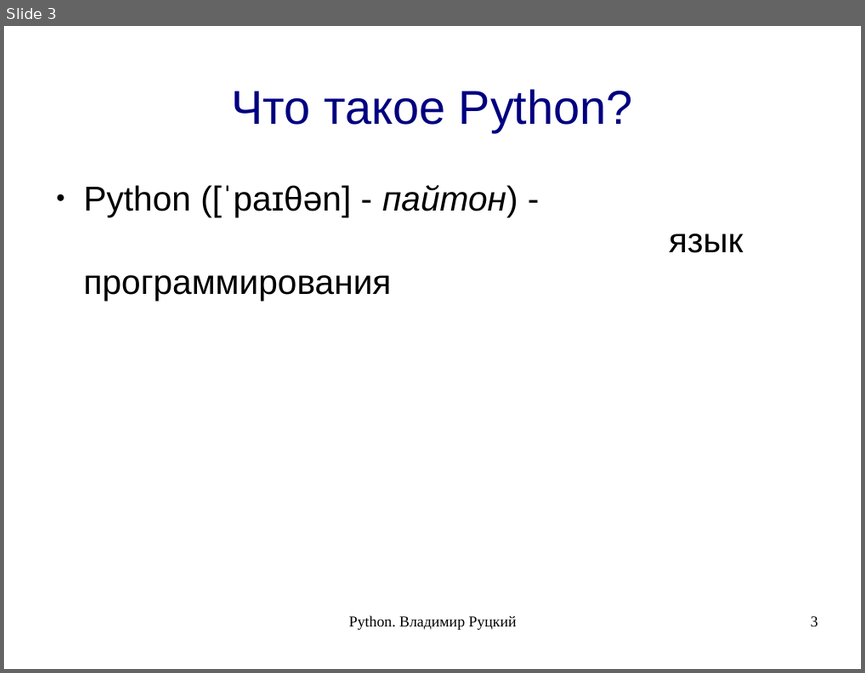
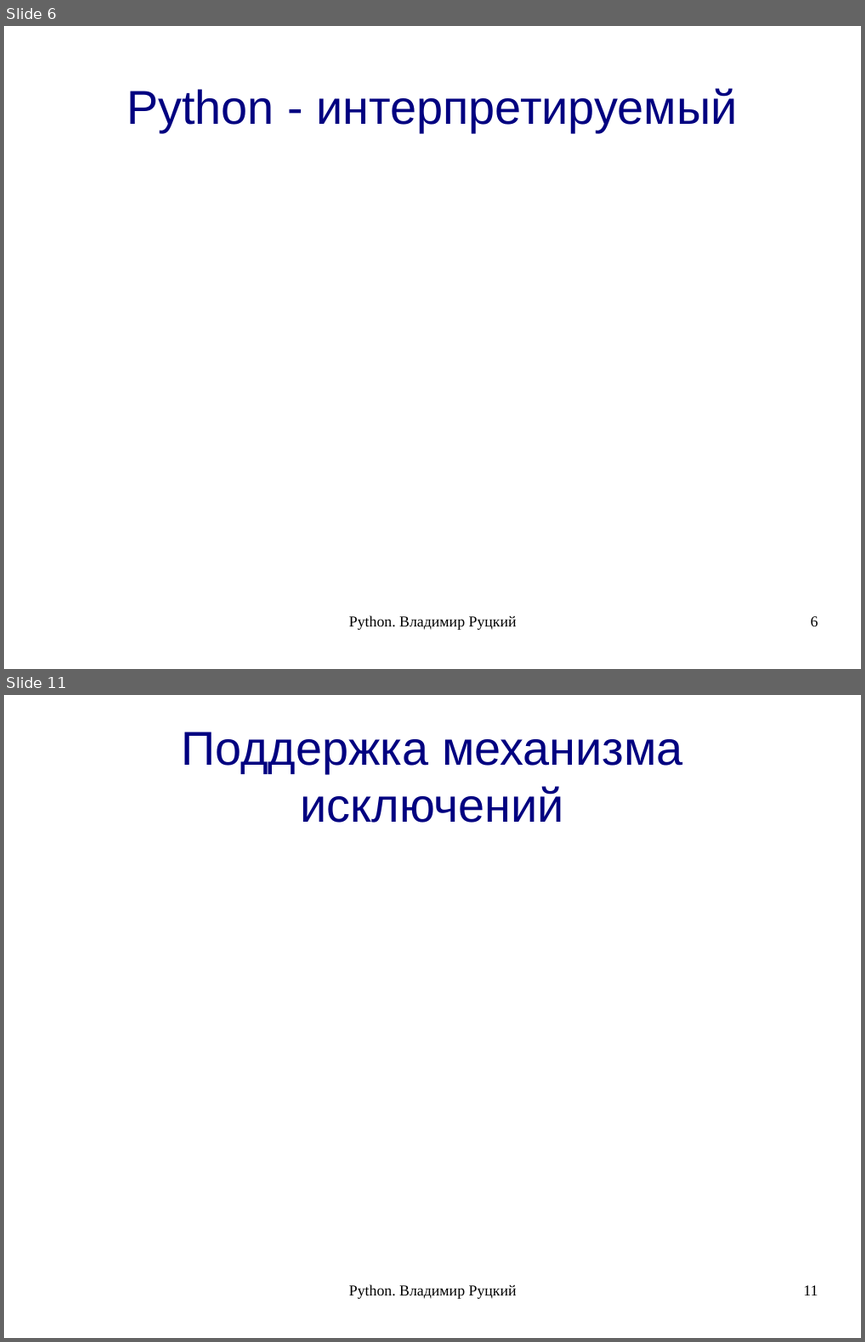
Before and after one commit to rutsky/python-course, a slide deck: 00_introduction.odp. Shown one above the other, each under a label of ours: slide 3 before the commit, slides 6 and 11 after it; the slides between them are not shown. The pictures are 865x673 and 865x1342 pixels, drawn with LibreOffice and Linux fonts; fonts in the diff are those of the drawing. Boxes give left, top, right and bottom in pixels: in the first picture for what was removed or moved away, otherwise in the second. Text is boxed around its words. In the diff, an @@ line names an element or a change of style, - is before the commit and + after.

```diff
--- a/00_introduction.odp
+++ b/00_introduction.odp
@@ slide 11 added at (x1=4, y1=695, x2=861, y2=1338), background #FFFFFF @@
@@ title added at (x1=181, y1=732, x2=683, y2=823), 44 pt, text #000080 @@
+Поддержка механизма исключений
@@ text added at (x1=349, y1=1284, x2=517, y2=1299), 14 pt, text #000000 @@
+Python. Владимир Руцкий
@@ page number added at (x1=803, y1=1285, x2=817, y2=1295), 14 pt, text #000000 @@
+11
@@ what was slide 3 is now slide 6 @@
@@ slide 6 changed as well @@
@@ title at (x1=126, y1=88, x2=738, y2=132): text changed @@
-Что такое Python?
+Python - интерпретируемый
@@ text removed at (x1=84, y1=185, x2=744, y2=300) @@
-● Python ([ˈpaɪθən] - пайтон) -
-  язык программирования
@@ page number at (x1=811, y1=616, x2=818, y2=626): text changed @@
-3
+6
```
Also in this commit, not shown: 2 other slides changed, 18 other slides added, 1 other file.
